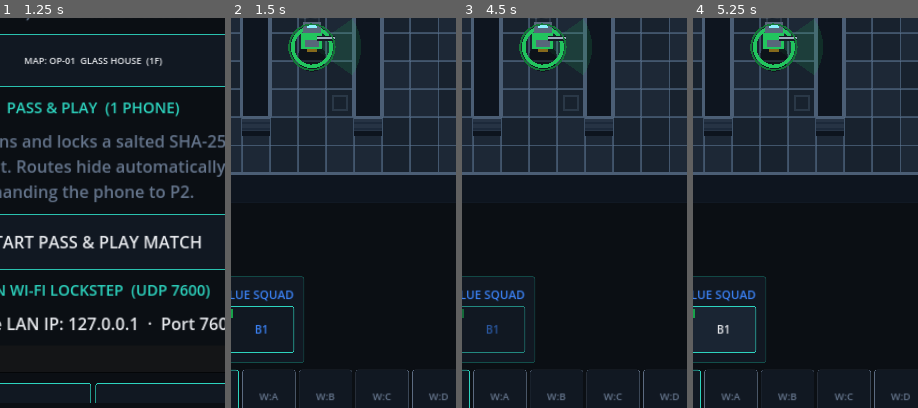
Above: before the commit, frames 1-4 (left to right).
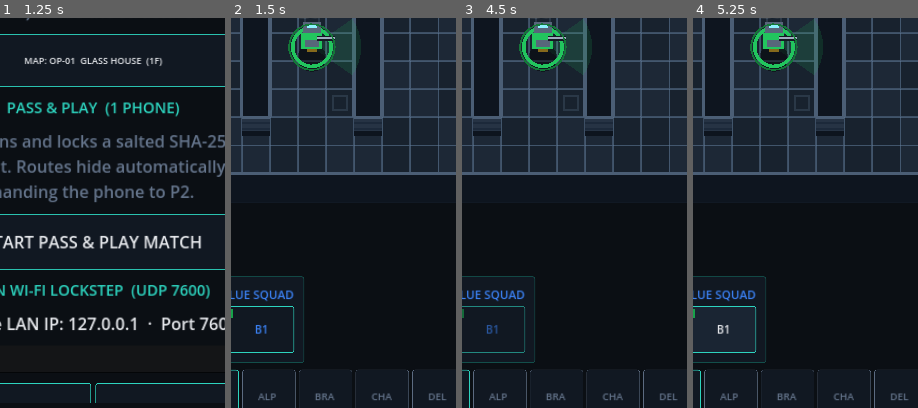
Above: after the commit, the same moments.

Repository: GhostMan612/TacPlanShooter
Game: Godot game, scene res://scenes/splash.tscn
The game is run twice, just before and just after one commit, with the same random seed, the same clock (stepped at 60 frames per second) and the same inputs.
Inputs (mouse positions are % of the whole screen's width and height, from its top left):
- Up to frame 1 (1.25 s): tap Enter at 0.5 s; move the mouse to (72, 44) at 0.52 s; hold Right (ui_right) from 0.53 s (still down); click (72, 44) at 0.67 s
- Up to frame 2 (1.5 s): release Right (ui_right) at 1.25 s; click "START PASS & PLAY MATCH" at 1.25 s
- Up to frame 3 (4.5 s): click "DRAW" at 2 s; click "TAP" at 2.75 s; click "COMMIT P1" at 3.5 s; click "R1" at 4.25 s
- Up to frame 4 (5.25 s): click "B1" at 5 s
The pictures show only the part of the screen within x 29-79%, y 47-97%; the shares and areas given below are measured in that part.

Frame 1 is identical in both runs. In frame 2, 0.3% of the frame differs, in the area x 12-97%, y 96-98%; in frame 3, 0.3%; in frame 4, 0.3%.

Commit message:
fix(25d): go-code action bar labels no longer overridden to W:A-W:D (full ALPHA/BRAVO/CHARLIE/DELTA)

Diff:
--- a/scripts/planning/planning_root.gd
+++ b/scripts/planning/planning_root.gd
@@ -1139,7 +1139,8 @@
 		var b: Button = code_buttons[i]
 		if b != null:
 			b.disabled = result_visible or (not executing and _selected_node == RoutePlanner.NO_CELL)
-			b.text = ("GO:" if executing else "W:") + "ABCD".substr(i, 1)
+			var names := ["ALPHA", "BRAVO", "CHARLIE", "DELTA"]
+			b.text = names[i]
 	if controller != null:
 		controller.routing_enabled = not executing and not result_visible
 	_refresh_node_menu()
